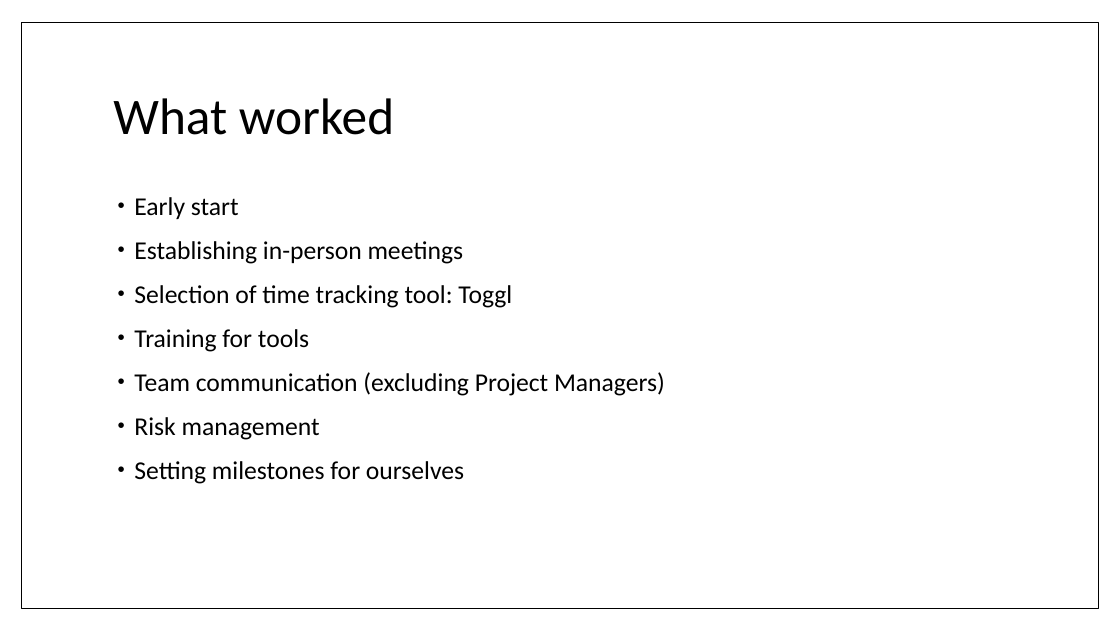
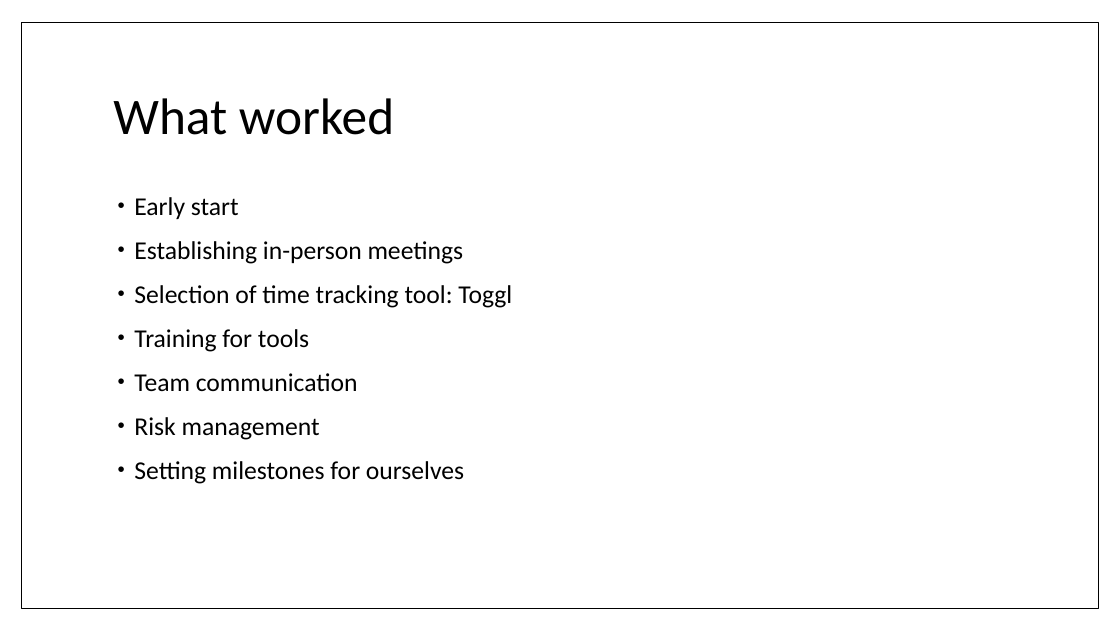
Before and after one commit to umdfeynman/umdfeynman, a slide deck: slide 20 of Work_In_Progress/CS/SPMP_Presentation.pptx (slide 19 before the commit). Drawn at 1120x630 pixels with LibreOffice and Linux fonts; fonts in the diff are those of the drawing. Boxes give left, top, right and bottom in pixels: in the first picture for what was removed or moved away, otherwise in the second. Text is boxed around its words. In the diff, an @@ line names an element or a change of style, - is before the commit and + after.

```diff
--- a/Work_In_Progress/CS/SPMP_Presentation.pptx
+++ b/Work_In_Progress/CS/SPMP_Presentation.pptx
@@ text at <box>134,373,358,392</box>: text changed @@
-• Team communication (excluding Project Managers)
+• Team communication
```
Also in this commit, not shown: 6 other slides changed, 1 slide added.
